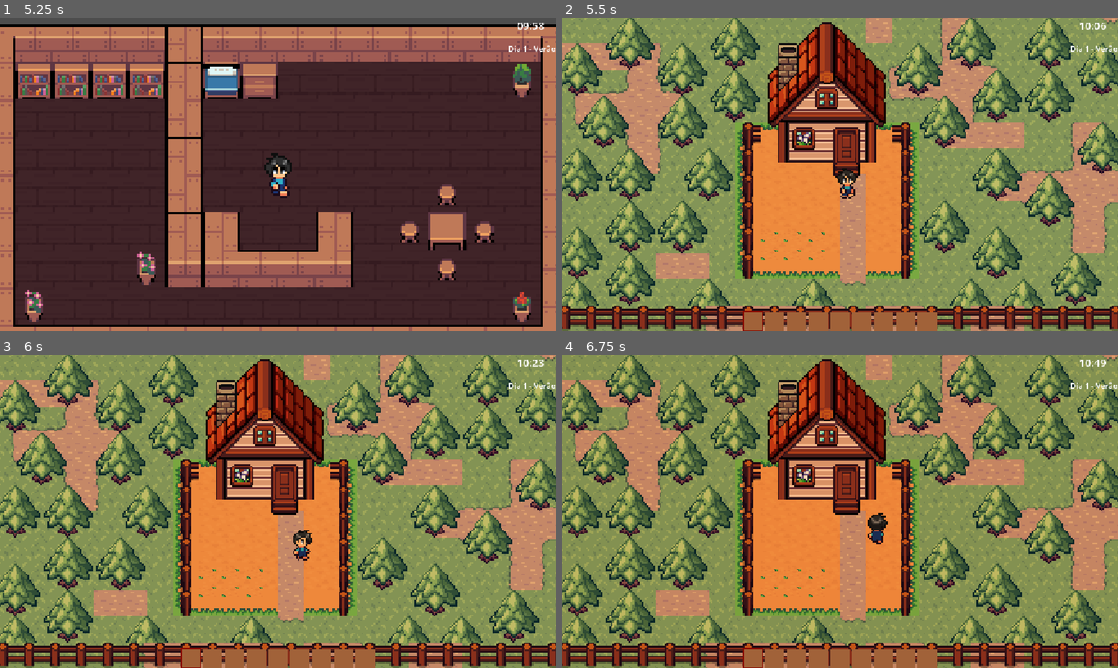
Above: before the commit, frames 1-4 (two rows, left to right).
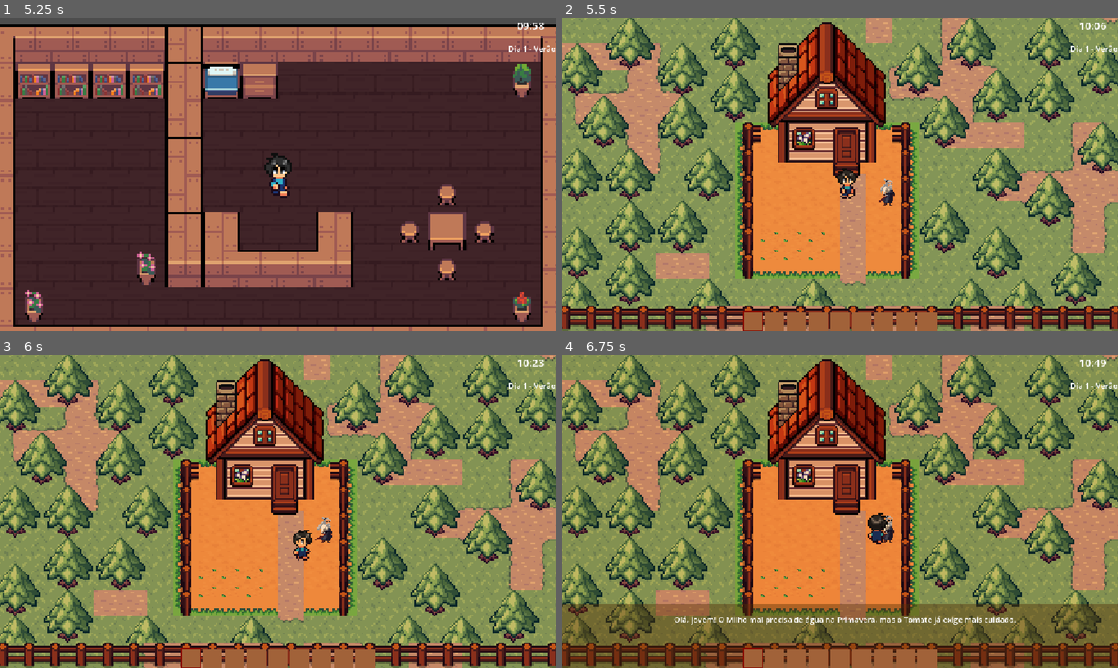
Above: after the commit, the same moments.

Repository: IamPedrin/gamejam-if-2026
Game: Godot game, scene res://Pedrin/PL-Scenes/CasaInterior.tscn
Same seed, same stepped clock (60 frames per second), same inputs: the game is played once before the commit and once after it. This scene is started directly instead of the project's main scene.
Inputs:
- Up to frame 1 (5.25 s): tap Enter (ui_accept) at 0.5, 0.77, 1.52, 3.02, 3.77, 4.52 s; hold D (move_right) 0.53-1.28 s; tap E (interagir) at 0.6, 1.35, 2.3, 3.05, 3.8, 4.55 s; hold S (move_down) 1.28-2.03 s; hold D (move_right) 2.03-2.78 s; tap P at 2.1 s; hold W (move_up) 2.78-3.53 s; tap O at 2.85 s; hold A (move_left) 3.53-5.03 s; tap M at 3.6 s; tap 1 at 4.35 s; hold S (move_down) from 5.03 s (still down); tap 9 at 5.1 s
- Up to frame 2 (5.5 s): keep holding S (move_down); tap E (interagir) at 5.3 s
- Up to frame 3 (6 s): release S (move_down) at 5.78 s; hold D (move_right) from 5.78 s (still down); tap E (interagir) at 5.85 s
- Up to frame 4 (6.75 s): tap Enter (ui_accept) at 6.02 s; release D (move_right) at 6.53 s; hold W (move_up) from 6.53 s (still down); tap E (interagir) at 6.6 s

Frame 1 is identical in both runs. In frame 2, 0.1% of the frame differs, in the area x 57-60%, y 51-60%; in frame 3, 0.1%; in frame 4, 13%, in the area x 0-100%, y 51-100%.

Commit message:
feat valho sabio sabe mt

Diff:
--- a/Pedrin/PL-Scenes/CasaInterior.tscn
+++ b/Pedrin/PL-Scenes/CasaInterior.tscn
@@ -8,7 +8,7 @@
 [ext_resource type="Texture2D" uid="uid://bab1lr6e7w8x" path="res://Nicolas/sample-2.png" id="5_ah356"]
 [ext_resource type="PackedScene" uid="uid://5cxhsrj8ia5h" path="res://Pedrin/PL-Scenes/UI_Relogio.tscn" id="5_y5qpv"]
 [ext_resource type="Texture2D" uid="uid://cy8gv27n2m51d" path="res://Nicolas/4 Walls, Floor & Doors.png" id="5_yfc3t"]
-[ext_resource type="Script" uid="uid://b5nxgkk7plcfe" path="res://Pedrin/PL-Scenes/interacao_cama.gd" id="6_r5hej"]
+[ext_resource type="Script" uid="uid://b5nxgkk7plcfe" path="res://Pedrin/PL-Scripts/interacao_cama.gd" id="6_r5hej"]
 
 [sub_resource type="TileSetAtlasSource" id="TileSetAtlasSource_iysvh"]
 texture = ExtResource("2_cht8j")
@@ -439,7 +439,6 @@
 [sub_resource type="TileSetAtlasSource" id="TileSetAtlasSource_juve7"]
 texture = ExtResource("4_7dyeu")
 0:0/0 = 0
-0:0/0/physics_layer_0/polygon_0/points = PackedVector2Array(-8, -8, 8, -8, 8, 8, -8, 8)
 1:0/0 = 0
 2:0/0 = 0
 3:0/0 = 0
@@ -725,6 +724,7 @@
 [sub_resource type="RectangleShape2D" id="RectangleShape2D_cht8j"]
 
 [sub_resource type="RectangleShape2D" id="RectangleShape2D_d2kgv"]
+size = Vector2(14, 20)
 
 [node name="CasaInterior" type="Node2D" unique_id=2143904350]
 script = ExtResource("1_qgsf3")
@@ -764,6 +764,7 @@
 script = ExtResource("6_r5hej")
 
 [node name="CollisionShape2D" type="CollisionShape2D" parent="InteracaoCama" unique_id=1052201369]
+position = Vector2(-5, 4)
 shape = SubResource("RectangleShape2D_d2kgv")
 debug_color = Color(0.8058112, 0.36258185, 0.53990287, 0.41960785)
 
--- a/Pedrin/PL-Scenes/VelhoSabio.tscn
+++ b/Pedrin/PL-Scenes/VelhoSabio.tscn
@@ -1,25 +1,133 @@
 [gd_scene format=3 uid="uid://cucxwatfq7r6h"]
 
+[ext_resource type="Texture2D" uid="uid://bpo2enq114y5m" path="res://Pedrin/PL-Sprites/IDLE.png" id="1_2iijp"]
 [ext_resource type="Script" uid="uid://cpqp3k4mjh0ni" path="res://Pedrin/PL-Scripts/velhosabio.gd" id="1_anc55"]
 
+[sub_resource type="AtlasTexture" id="AtlasTexture_8qo41"]
+atlas = ExtResource("1_2iijp")
+region = Rect2(0, 0, 96, 96)
+
+[sub_resource type="AtlasTexture" id="AtlasTexture_3ciyi"]
+atlas = ExtResource("1_2iijp")
+region = Rect2(96, 0, 96, 96)
+
+[sub_resource type="AtlasTexture" id="AtlasTexture_ctp5b"]
+atlas = ExtResource("1_2iijp")
+region = Rect2(192, 0, 96, 96)
+
+[sub_resource type="AtlasTexture" id="AtlasTexture_hucfk"]
+atlas = ExtResource("1_2iijp")
+region = Rect2(288, 0, 96, 96)
+
+[sub_resource type="AtlasTexture" id="AtlasTexture_w6l5m"]
+atlas = ExtResource("1_2iijp")
+region = Rect2(384, 0, 96, 96)
+
+[sub_resource type="AtlasTexture" id="AtlasTexture_5cupj"]
+atlas = ExtResource("1_2iijp")
+region = Rect2(480, 0, 96, 96)
+
+[sub_resource type="AtlasTexture" id="AtlasTexture_wovqk"]
+atlas = ExtResource("1_2iijp")
+region = Rect2(576, 0, 96, 96)
+
+[sub_resource type="AtlasTexture" id="AtlasTexture_h7ito"]
+atlas = ExtResource("1_2iijp")
+region = Rect2(672, 0, 96, 96)
+
+[sub_resource type="AtlasTexture" id="AtlasTexture_t02wm"]
+atlas = ExtResource("1_2iijp")
+region = Rect2(768, 0, 96, 96)
+
+[sub_resource type="AtlasTexture" id="AtlasTexture_oem28"]
+atlas = ExtResource("1_2iijp")
+region = Rect2(864, 0, 96, 96)
+
+[sub_resource type="SpriteFrames" id="SpriteFrames_anc55"]
+animations = [{
+"frames": [{
+"duration": 1.0,
+"texture": SubResource("AtlasTexture_8qo41")
+}, {
+"duration": 1.0,
+"texture": SubResource("AtlasTexture_3ciyi")
+}, {
+"duration": 1.0,
+"texture": SubResource("AtlasTexture_ctp5b")
+}, {
+"duration": 1.0,
+"texture": SubResource("AtlasTexture_hucfk")
+}, {
+"duration": 1.0,
+"texture": SubResource("AtlasTexture_w6l5m")
+}, {
+"duration": 1.0,
+"texture": SubResource("AtlasTexture_5cupj")
+}, {
+"duration": 1.0,
+"texture": SubResource("AtlasTexture_wovqk")
+}, {
+"duration": 1.0,
+"texture": SubResource("AtlasTexture_h7ito")
+}, {
+"duration": 1.0,
+"texture": SubResource("AtlasTexture_t02wm")
+}, {
+"duration": 1.0,
+"texture": SubResource("AtlasTexture_oem28")
+}],
+"loop": 1,
+"name": &"idle",
+"speed": 7.0
+}]
+
 [sub_resource type="RectangleShape2D" id="RectangleShape2D_5k018"]
-size = Vector2(4, 1)
+size = Vector2(5, 1.5)
 
 [sub_resource type="CapsuleShape2D" id="CapsuleShape2D_5k018"]
-radius = 4.0
+radius = 5.0
 height = 16.0
 
 [node name="VelhoSabio" type="StaticBody2D" unique_id=1067142179]
 
 [node name="AnimatedSprite2D" type="AnimatedSprite2D" parent="." unique_id=1700544252]
+position = Vector2(0, -16)
+scale = Vector2(0.5, 0.5)
+sprite_frames = SubResource("SpriteFrames_anc55")
+animation = &"idle"
+autoplay = "idle"
+frame_progress = 0.46951076
 
 [node name="CollisionShape2D" type="CollisionShape2D" parent="." unique_id=1740874850]
-position = Vector2(0, -0.5)
+position = Vector2(0.5, -0.25)
 shape = SubResource("RectangleShape2D_5k018")
 
 [node name="Area2D" type="Area2D" parent="." unique_id=513702938]
 script = ExtResource("1_anc55")
 
 [node name="CollisionShape2D" type="CollisionShape2D" parent="Area2D" unique_id=1721244553]
-position = Vector2(0, -6)
+position = Vector2(0, -7)
 shape = SubResource("CapsuleShape2D_5k018")
+
+[node name="CamadaDialogo" type="CanvasLayer" parent="." unique_id=382774218]
+
+[node name="ColorRect" type="ColorRect" parent="CamadaDialogo" unique_id=1785037464]
+anchors_preset = 12
+anchor_top = 1.0
+anchor_right = 1.0
+anchor_bottom = 1.0
+offset_top = -132.0
+grow_horizontal = 2
+grow_vertical = 0
+color = Color(0.33333334, 0.18431373, 0.023529412, 0.41568628)
+
+[node name="Label" type="Label" parent="CamadaDialogo/ColorRect" unique_id=1816721369]
+custom_minimum_size = Vector2(1, 1)
+layout_mode = 0
+offset_left = 155.0
+offset_top = 20.0
+offset_right = 1019.0
+offset_bottom = 94.0
+text = "Lorem Ipsum Lorem IPSUMLorem IPSUMLorem IPSUMLorem IPSUMLorem IPSUMLorem IPSUMLorem IPSUMLorem IPSUMLorem IPSUMLorem IPSUMLorem IPSUMLorem IPSUMLorem IPSUMLorem IPSUM"
+horizontal_alignment = 1
+autowrap_mode = 2
--- a/Pedrin/PL-Scripts/velhosabio.gd
+++ b/Pedrin/PL-Scripts/velhosabio.gd
@@ -1,4 +1,46 @@
 extends Interactable
 
+@onready var caixa_dialogo = $"../CamadaDialogo/ColorRect"
+@onready var texto_dialogo = $"../CamadaDialogo/ColorRect/Label"
+
+var dialogo_aberto: bool = false
+
+var dicas_diarias = {
+	1: "Olá, jovem! O Milho mal precisa de água na Primavera, mas o Tomate já exige mais cuidado.",
+	2: "Sementes não plantadas no primeiro dia apodrecem. Espero que tenha usado as suas!",
+	3: "Amanhã o Verão começa! Prepare o regador, pois o sol castiga as plantas.",
+	4: "Chegou o Verão! Os tomates vão precisar de 3 regadas diárias e 2 porções de fertilizante.",
+	5: "Dica de ouro: regue e adube logo de manhã para não esquecer.",
+	6: "O Outono se aproxima. O clima vai esfriar um pouco e a sede das plantas vai diminuir.",
+	7: "Folhas caindo... No Outono, o Tomate nem precisa de fertilizante, apenas água.",
+	8: "Fique de olho na cor da terra para saber se você já a regou hoje.",
+	9: "O Inverno chega amanhã! O frio extremo exige que você adube muito a terra para mantê-la quente.",
+	10: "No Inverno o Milho não precisa de água, mas consome muito fertilizante!",
+	11: "Falta pouco para o fim do ano! Mantenha o foco nos cuidados diários.",
+	12: "Último dia! Faça sua ronda final. Amanhã avaliaremos o sucesso da sua colheita."
+}
+
+func _ready() -> void:
+	caixa_dialogo.visible = false
+
 func interagir() -> void:
-	print("Sai fora!")
+	if dialogo_aberto:
+		_fechar_dialogo()
+	else:
+		_abrir_dialogo()
+
+func _abrir_dialogo() -> void:
+	var dia_hoje = SistemaTempo.dia_atual
+
+	var frase = "O tempo está louco hoje, não acha?"
+
+	if dicas_diarias.has(dia_hoje):
+		frase = dicas_diarias[dia_hoje]
+
+	texto_dialogo.text = frase
+	caixa_dialogo.visible = true
+	dialogo_aberto = true
+
+func _fechar_dialogo() -> void:
+	caixa_dialogo.visible = false
+	dialogo_aberto = false
Renamed: Pedrin/PL-Scenes/interacao_cama.gd -> Pedrin/PL-Scripts/interacao_cama.gd
Renamed: Pedrin/PL-Scenes/interacao_cama.gd.uid -> Pedrin/PL-Scripts/interacao_cama.gd.uid
Binary file added: Pedrin/PL-Sprites/IDLE.png
Not shown, added: Pedrin/PL-Sprites/IDLE.png.import
